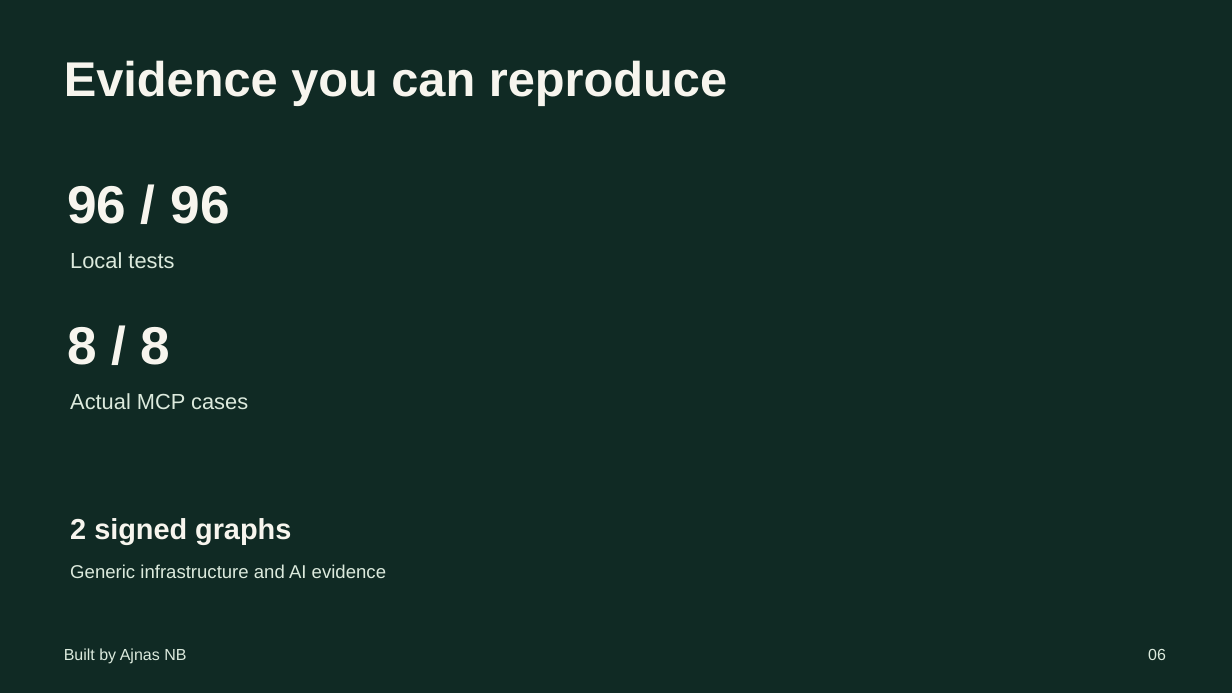
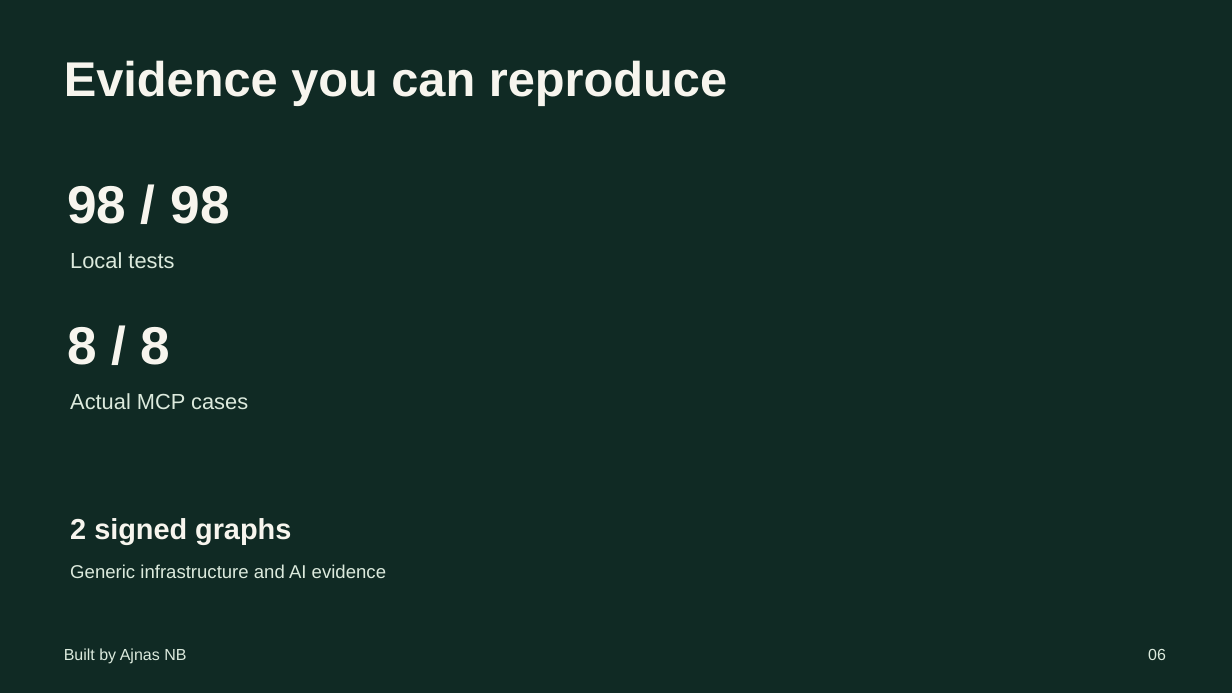
Before and after one commit to AjnasNB/app-passport, a slide deck: slide 6 of apps/web/public/downloads/arkiv-graph-pitch.pptx. Drawn at 1232x693 pixels with LibreOffice and Linux fonts; fonts in the diff are those of the drawing; background and template pictures are left out. Boxes give left, top, right and bottom in pixels: in the first picture for what was removed or moved away, otherwise in the second. Text is boxed around its words. In the diff, an @@ line names an element or a change of style, - is before the commit and + after.

```diff
--- a/apps/web/public/downloads/arkiv-graph-pitch.pptx
+++ b/apps/web/public/downloads/arkiv-graph-pitch.pptx
@@ text at [67,186,229,224]: text changed @@
-96 / 96
+98 / 98
```
Also in this commit, not shown: 13 other files.
